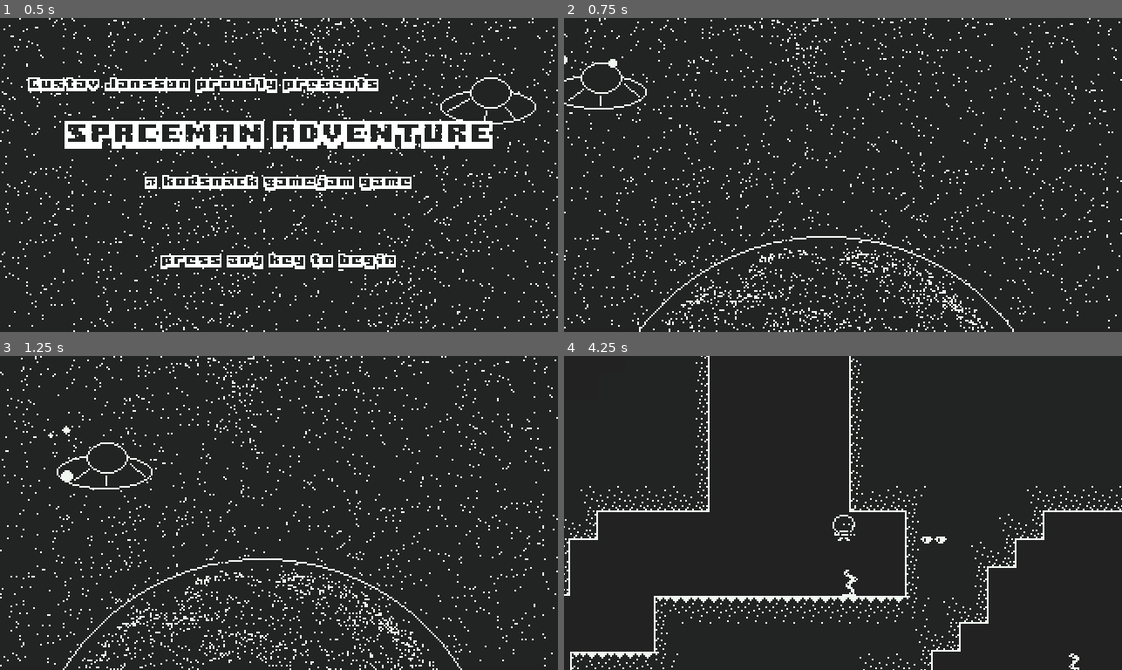
Above: before the commit, frames 1-4 (two rows, left to right).
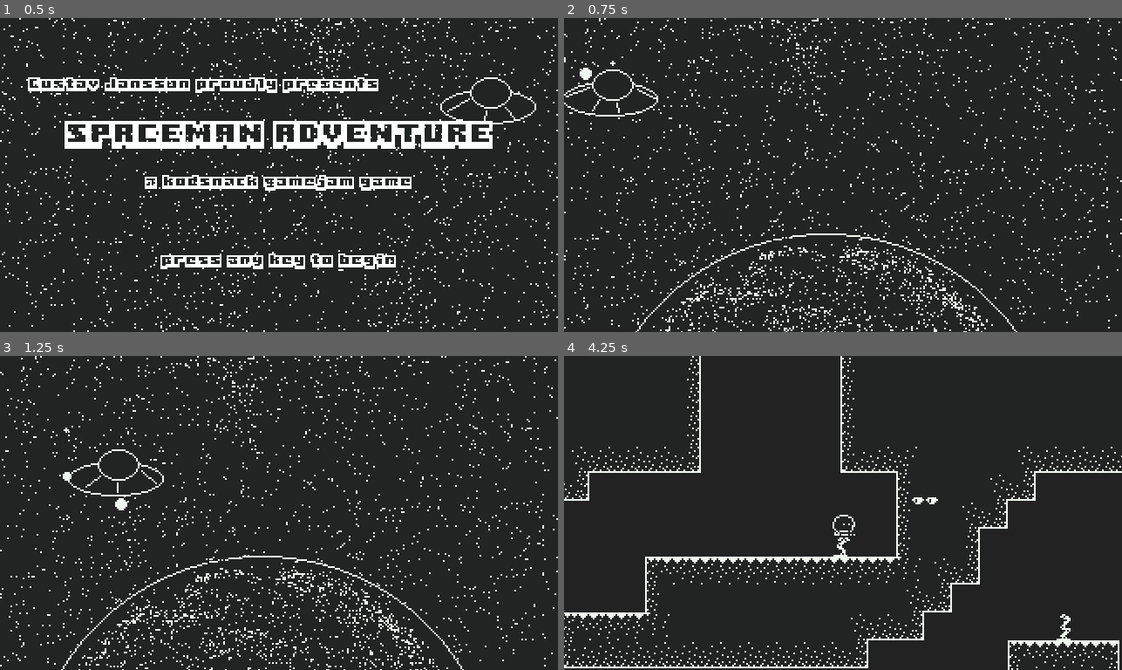
Above: after the commit, the same moments.

Repository: madeso/spelsylt4
Game: Godot game, scene res://main.tscn
Two runs of this game, one before a commit and one after it. Both use one fixed random seed, a clock stepped at 60 frames per second and the inputs below.
Inputs:
- Up to frame 1 (0.5 s): no input
- Up to frame 2 (0.75 s): tap Enter (ui_accept) at 0.5 s; hold Right (ui_right) from 0.53 s (still down)
- Up to frame 3 (1.25 s): keep holding Right (ui_right); tap Enter (ui_accept) at 0.77 s
- Up to frame 4 (4.25 s): tap Enter (ui_accept) at 1.52, 3.02, 3.77 s; release Right (ui_right) at 2.03 s; hold Left (ui_left) 2.03-2.78 s; hold Right (ui_right) from 2.78 s (still down)

Frame 1 is identical in both runs. In frame 2, 3.9% of the frame differs, in the area x 0-82%, y 11-100%; in frame 3, 4.5%; in frame 4, 7.6%, in the area x 0-100%, y 0-100%.

Commit message:
uncommened code

Diff:
--- a/main.gd
+++ b/main.gd
@@ -1,8 +1,8 @@
 extends Node
 
-#func _input(event):
-#	if event is InputEventKey and event.pressed:
-#		next_scene()
+func _input(event):
+	if event is InputEventKey and event.pressed:
+		next_scene()
 
 func _process(_delta):
 	if Input.is_action_just_released("ui_accept"):
